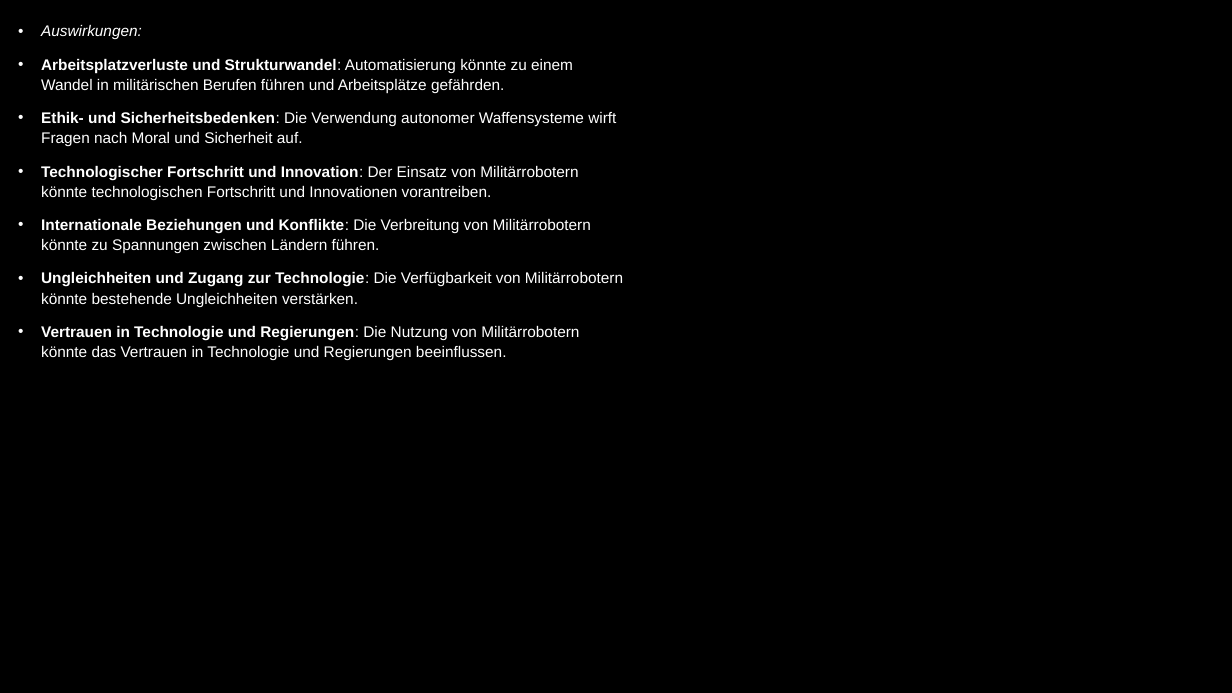
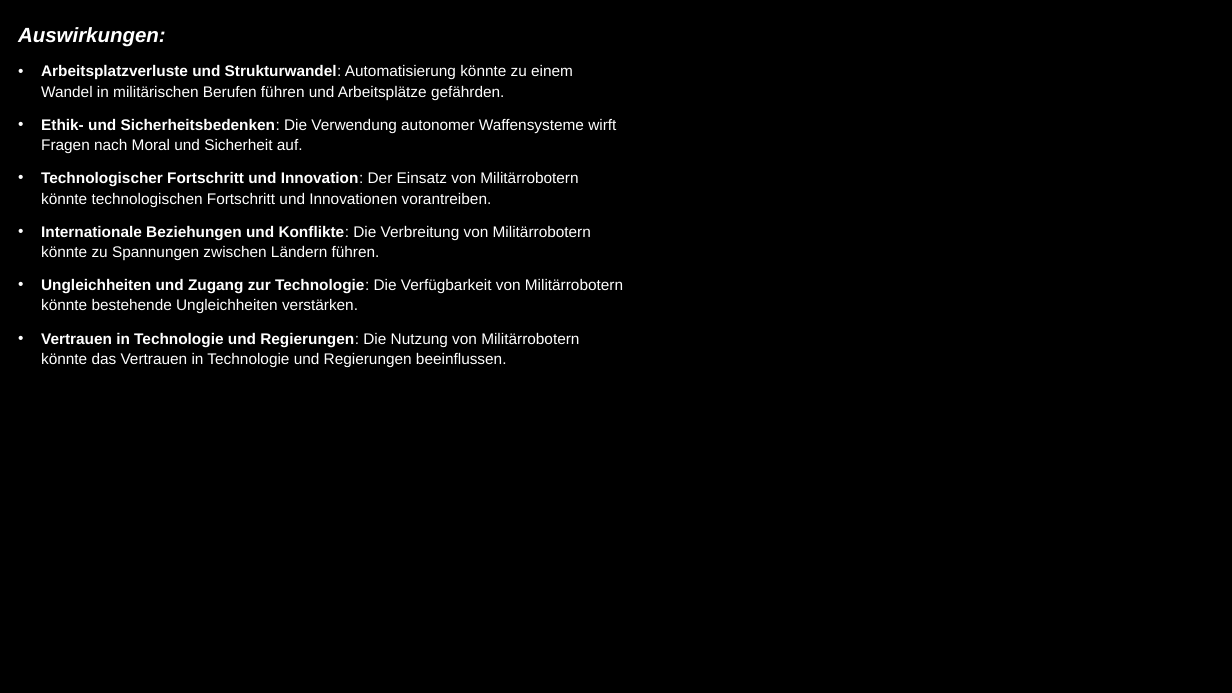
Before and after one commit to DavidSt2023/Danger_Gang_GVI, a slide deck: slide 5 of Nebenfächer/DIN/Ethik/RoboterEthik.pptx. Drawn at 1232x693 pixels with LibreOffice and Linux fonts; fonts in the diff are those of the drawing; background and template pictures are left out; a plain dark background stands for a picture behind light text. Boxes give left, top, right and bottom in pixels: in the first picture for what was removed or moved away, otherwise in the second. Text is boxed around its words. In the diff, an @@ line names an element or a change of style, - is before the commit and + after.

```diff
--- a/Nebenfächer/DIN/Ethik/RoboterEthik.pptx
+++ b/Nebenfächer/DIN/Ethik/RoboterEthik.pptx
@@ text at (x1=18, y1=27, x2=166, y2=47): size 12 to 16 pt, bold on in "Auswirkungen:"; bullet • to none @@
```
Also in this commit, not shown: 2 other slides changed.
